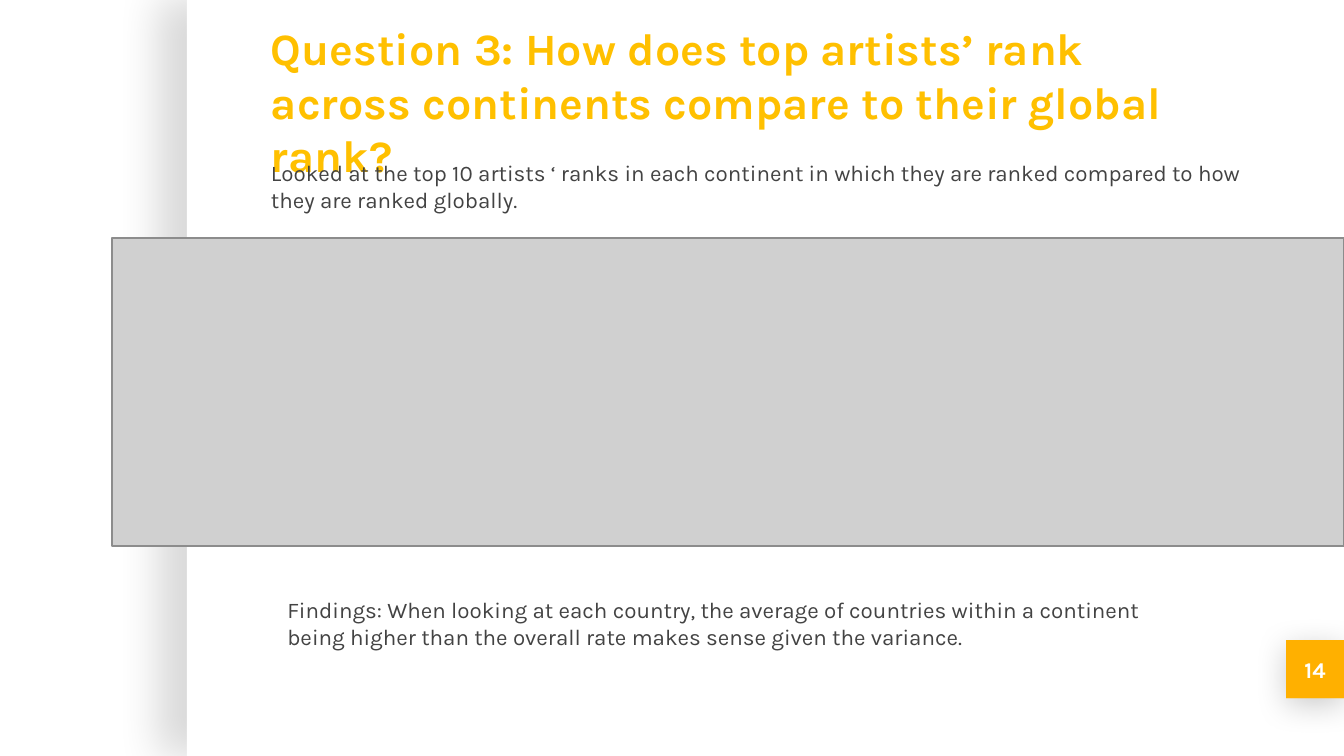
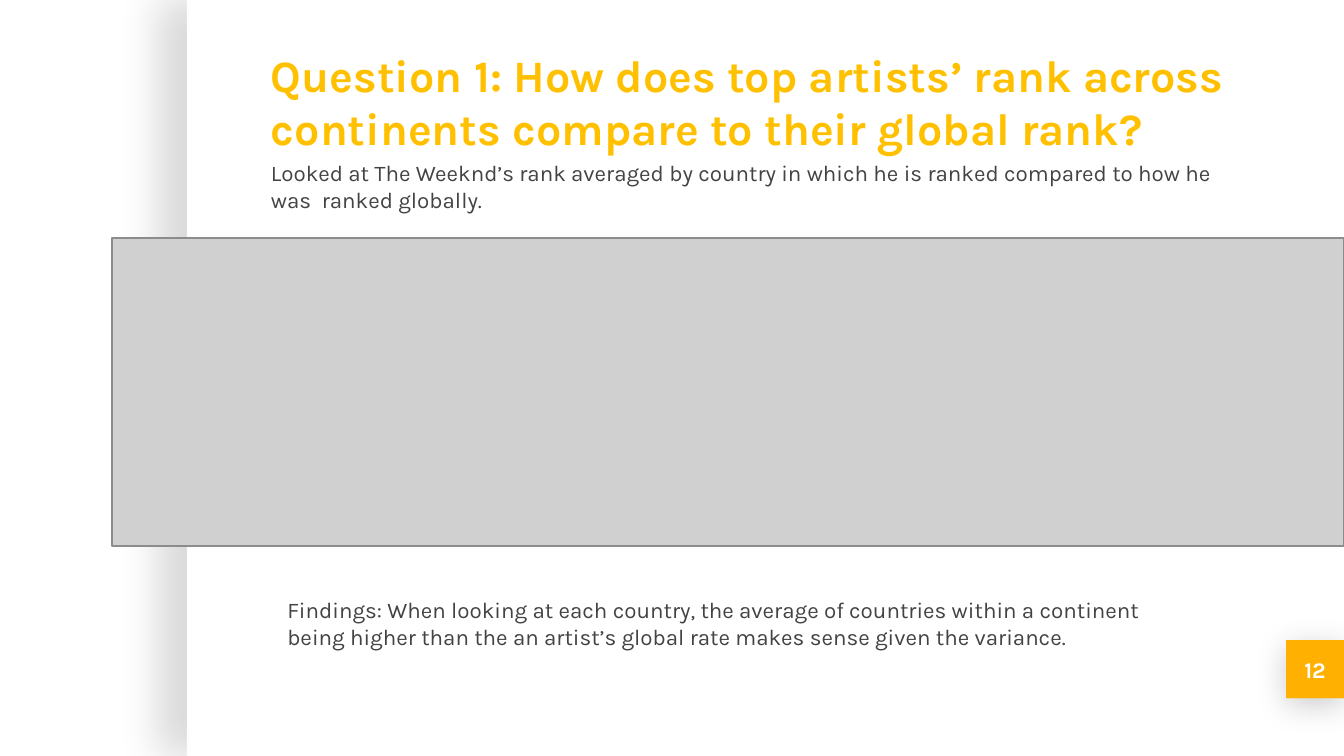
Before and after one commit to michellesimek/project_1, a slide deck: slide 12 of Project 1 PPT.pptx (slide 14 before the commit). Drawn at 1344x756 pixels with LibreOffice and Linux fonts; fonts in the diff are those of the drawing; grey boxes stand for pictures; background and template pictures are left out. Boxes give left, top, right and bottom in pixels: in the first picture for what was removed or moved away, otherwise in the second. Text is boxed around its words. In the diff, an @@ line names an element or a change of style, - is before the commit and + after.

```diff
--- a/Project 1 PPT.pptx
+++ b/Project 1 PPT.pptx
@@ title at box(271, 60, 1223, 157): text changed @@
-Question 3: How does top artists’ rank across continents compare to their global rank?
+Question 1: How does top artists’ rank across continents compare to their global rank?
@@ text at box(271, 165, 1210, 214): text changed @@
-Looked at the top 10 artists ‘ ranks in each continent in which they are ranked compared to how they are ranked globally.
+Looked at The Weeknd’s rank averaged by country in which he is ranked compared to how he was ranked globally.
@@ text at box(287, 602, 1139, 651): text changed @@
-Findings: When looking at each country, the average of countries within a continent being higher than the overall rate makes sense given the variance.
+Findings: When looking at each country, the average of countries within a continent being higher than the an artist’s global rate makes sense given the variance.
@@ page number at box(1304, 663, 1325, 678): text changed @@
-14
+12
```
Also in this commit, not shown: 12 other slides changed, 5 slides added.
